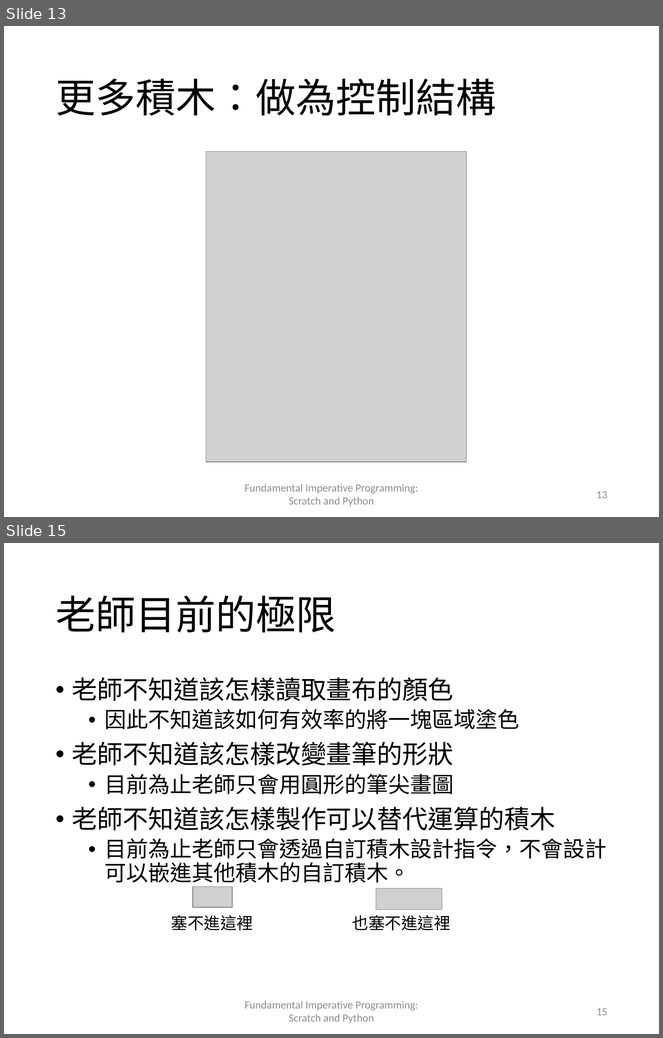
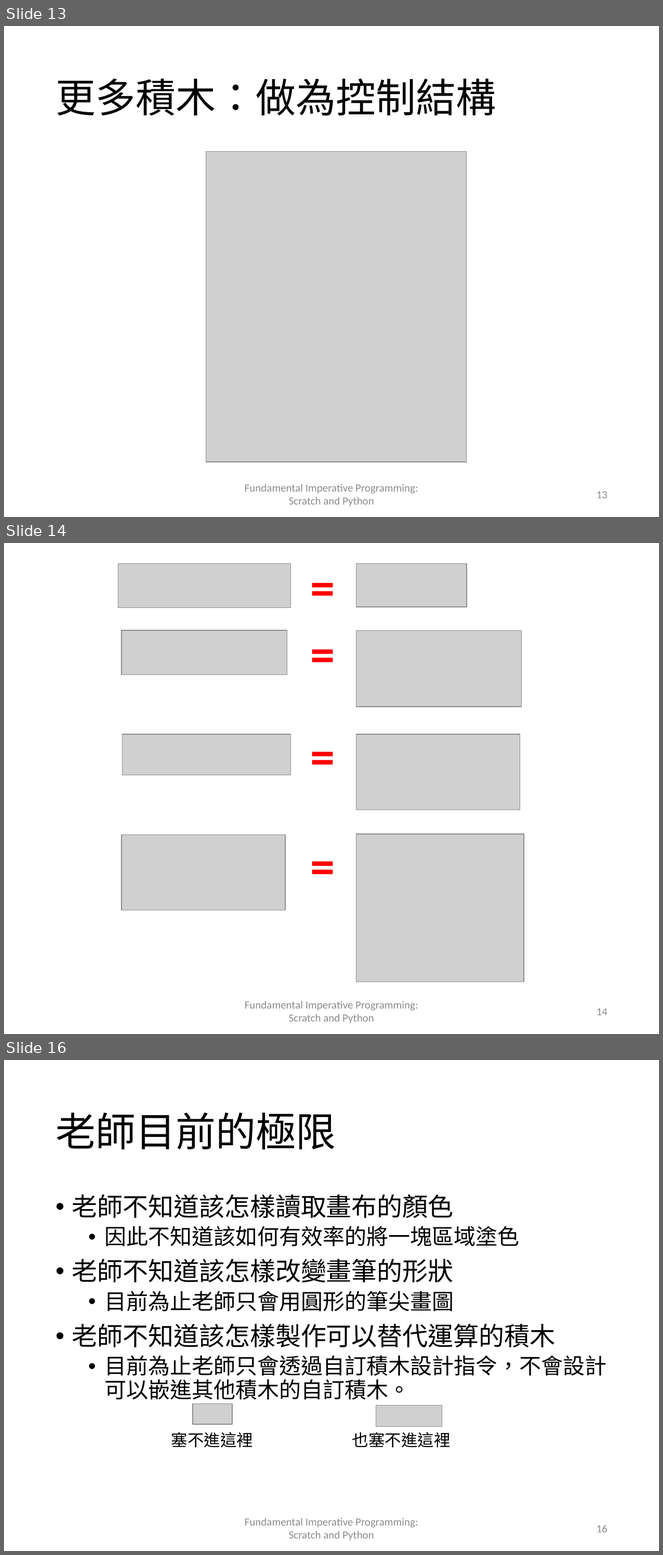
Before and after one commit to mzshieh/rooting, a slide deck: Scratch/lec02/lec02-1.pptx. Shown one above the other, each under a label of ours: slides 13 and 15 before the commit, slides 13, 14 and 16 after it; the slides between them are not shown. The pictures are 663x1038 and 663x1555 pixels, drawn with LibreOffice and Linux fonts; fonts in the diff are those of the drawing; grey boxes stand for pictures. Boxes give left, top, right and bottom in pixels: in the first picture for what was removed or moved away, otherwise in the second. Text is boxed around its words. In the diff, an @@ line names an element or a change of style, - is before the commit and + after.

```diff
--- a/Scratch/lec02/lec02-1.pptx
+++ b/Scratch/lec02/lec02-1.pptx
@@ slide 14 added at (x1=4, y1=543, x2=659, y2=1034), background #FFFFFF @@
@@ text added at (x1=304, y1=553, x2=340, y2=619), 54 pt, text #FF0000, bold @@
+=
@@ picture added at (x1=118, y1=563, x2=291, y2=608) @@
@@ picture added at (x1=357, y1=563, x2=467, y2=607) @@
@@ text added at (x1=304, y1=619, x2=340, y2=686), 54 pt, text #FF0000, bold @@
+=
@@ picture added at (x1=122, y1=630, x2=287, y2=675) @@
@@ picture added at (x1=357, y1=630, x2=521, y2=707) @@
@@ text added at (x1=304, y1=722, x2=340, y2=788), 54 pt, text #FF0000, bold @@
+=
@@ picture added at (x1=122, y1=734, x2=291, y2=775) @@
@@ picture added at (x1=357, y1=734, x2=520, y2=810) @@
@@ picture added at (x1=122, y1=835, x2=285, y2=911) @@
@@ text added at (x1=304, y1=831, x2=340, y2=898), 54 pt, text #FF0000, bold @@
+=
@@ picture added at (x1=357, y1=835, x2=524, y2=982) @@
@@ text added at (x1=245, y1=1001, x2=418, y2=1024), 12 pt, text #8C8C8C @@
+Fundamental Imperative Programming: Scratch and Python
@@ page number added at (x1=597, y1=1008, x2=608, y2=1016), 12 pt, text #8C8C8C @@
+14
@@ what was slide 15 is now slide 16 @@
@@ page number at (x1=597, y1=1525, x2=608, y2=1533): text changed @@
-15
+16
```
Also in this commit, not shown: 1 slide changed, 1 other file.
